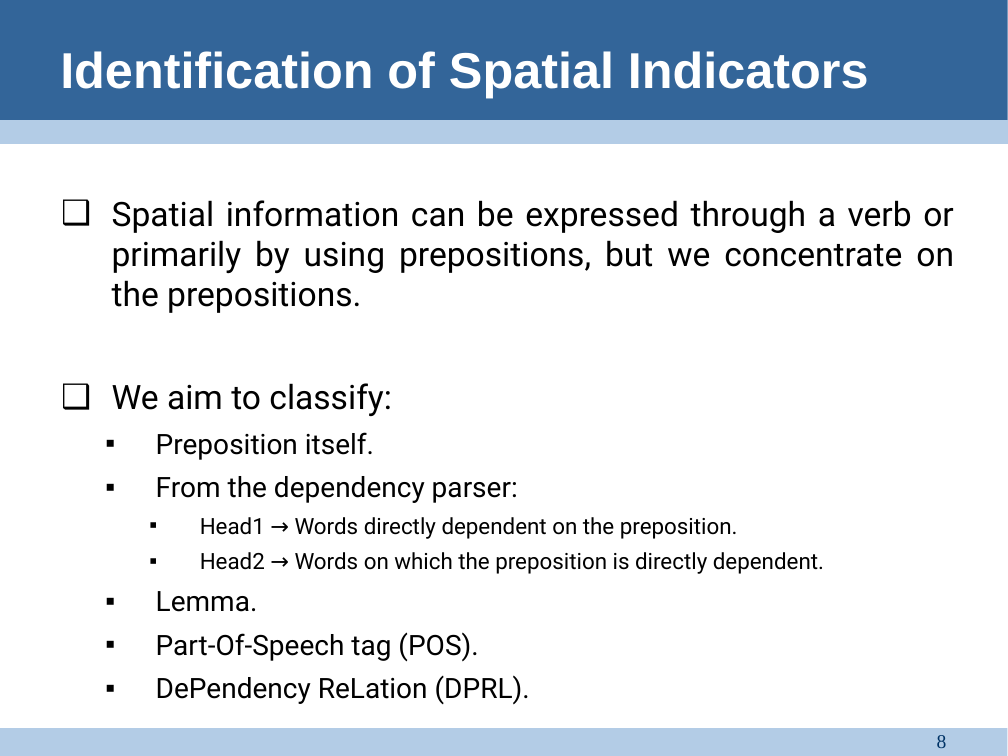
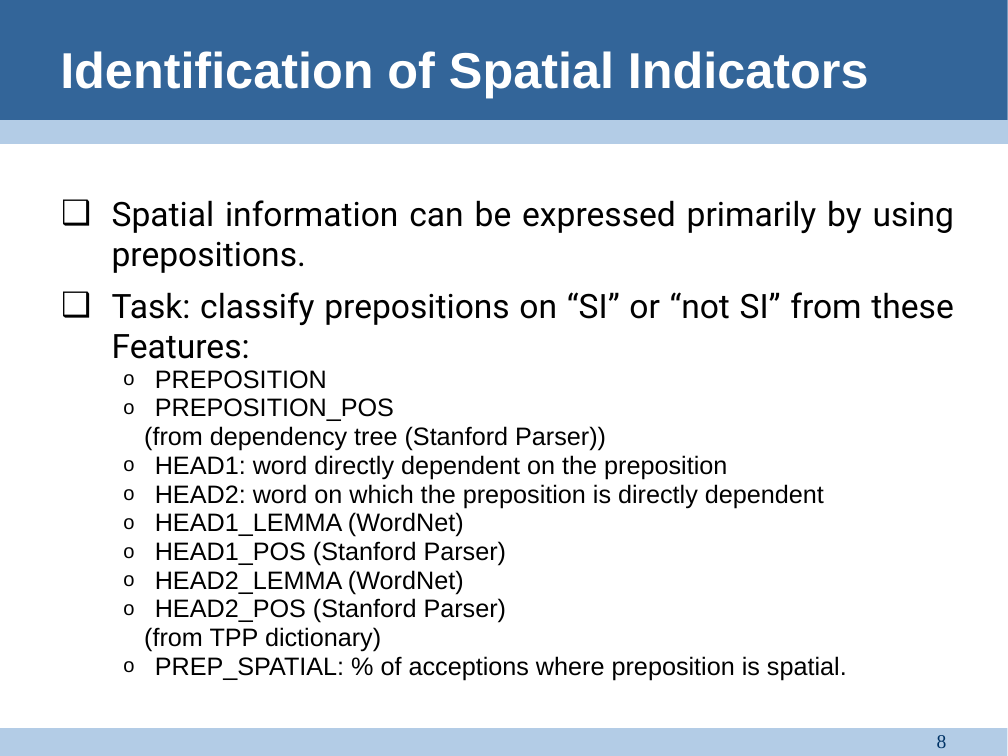
Before and after one commit to vponcelo/pln-pmt-pract, a slide deck: slide 8 of SpatialRoleLabeling/doc/Group presentation.pptx. Drawn at 1008x756 pixels with LibreOffice and Linux fonts; fonts in the diff are those of the drawing. Boxes give left, top, right and bottom in pixels: in the first picture for what was removed or moved away, otherwise in the second. Text is boxed around its words. In the diff, an @@ line names an element or a change of style, - is before the commit and + after.

```diff
--- a/SpatialRoleLabeling/doc/Group presentation.pptx
+++ b/SpatialRoleLabeling/doc/Group presentation.pptx
@@ text at (112,200,954,681): text changed; size 24 to 18 pt; font Roboto to Arial @@
-❑ Spatial information can be expressed through a verb or primarily by using prepositions, but we concentrate on the prepositions.
-❑ We aim to classify:
-  ▪ Preposition itself.
-  ▪ From the dependency parser:
-    ▪ Head1 → Words directly dependent on the preposition.
-    ▪ Head2 → Words on which the preposition is directly dependent.
-  ▪ Lemma.
-  ▪ Part-Of-Speech tag (POS).
-  ▪ DePendency ReLation (DPRL).
+❑ Spatial information can be expressed primarily by using prepositions.
+❑ Task: classify prepositions on “SI” or “not SI” from these Features:
+    o PREPOSITION
+    o PREPOSITION_POS
+(from dependency tree (Stanford Parser))
+    o HEAD1: word directly dependent on the preposition
+    o HEAD2: word on which the preposition is directly dependent
+    o HEAD1_LEMMA (WordNet)
+    o HEAD1_POS (Stanford Parser)
+    o HEAD2_LEMMA (WordNet)
+    o HEAD2_POS (Stanford Parser)
+(from TPP dictionary)
+    o PREP_SPATIAL: % of acceptions where preposition is spatial.
```
Also in this commit, not shown: 3 other slides changed, 2 slides added, 24 other files.
